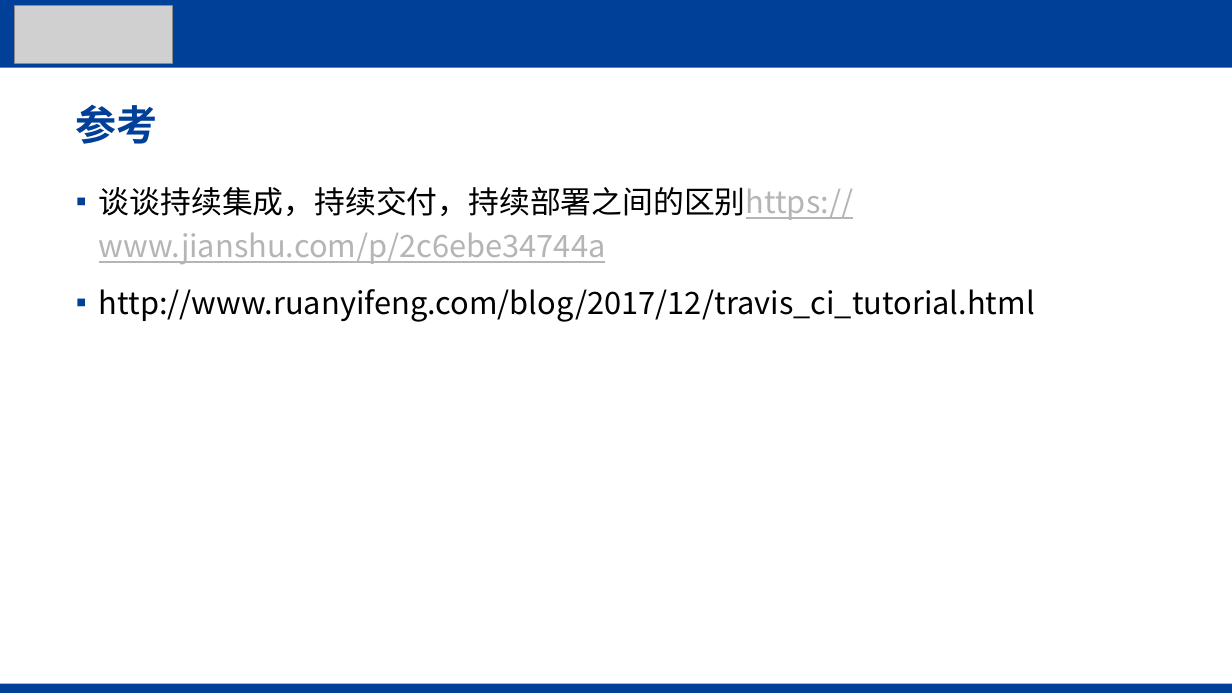
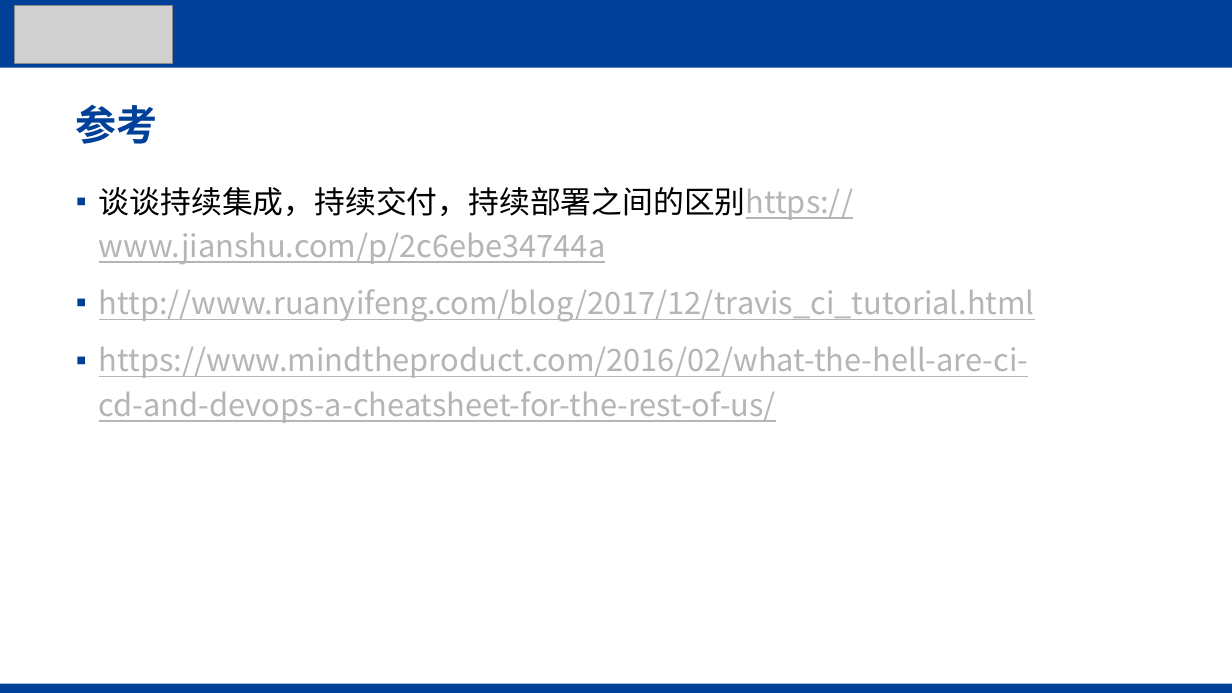
Before and after one commit to sansazhao/CI-CD, a slide deck: slide 16 of CICD介绍.pptx (slide 10 before the commit). Drawn at 1232x693 pixels with LibreOffice and Linux fonts; fonts in the diff are those of the drawing; grey boxes stand for pictures; background and template pictures are left out. Boxes give left, top, right and bottom in pixels: in the first picture for what was removed or moved away, otherwise in the second. Text is boxed around its words. In the diff, an @@ line names an element or a change of style, - is before the commit and + after.

```diff
--- a/CICD介绍.pptx
+++ b/CICD介绍.pptx
@@ text at [99,289,1035,322]: text colour #000000 to #B5B5B6, underline on in "http://www.ruanyifeng.com/blog/2017/12/travis_ci_tutorial.ht ..." @@
@@ text at [99,347,1028,423]: paragraph added @@
+▪ https://www.mindtheproduct.com/2016/02/what-the-hell-are-ci-cd-and-devops-a-cheatsheet-for-the-rest-of-us/
```
Also in this commit, not shown: 5 other slides changed, 6 slides added.
